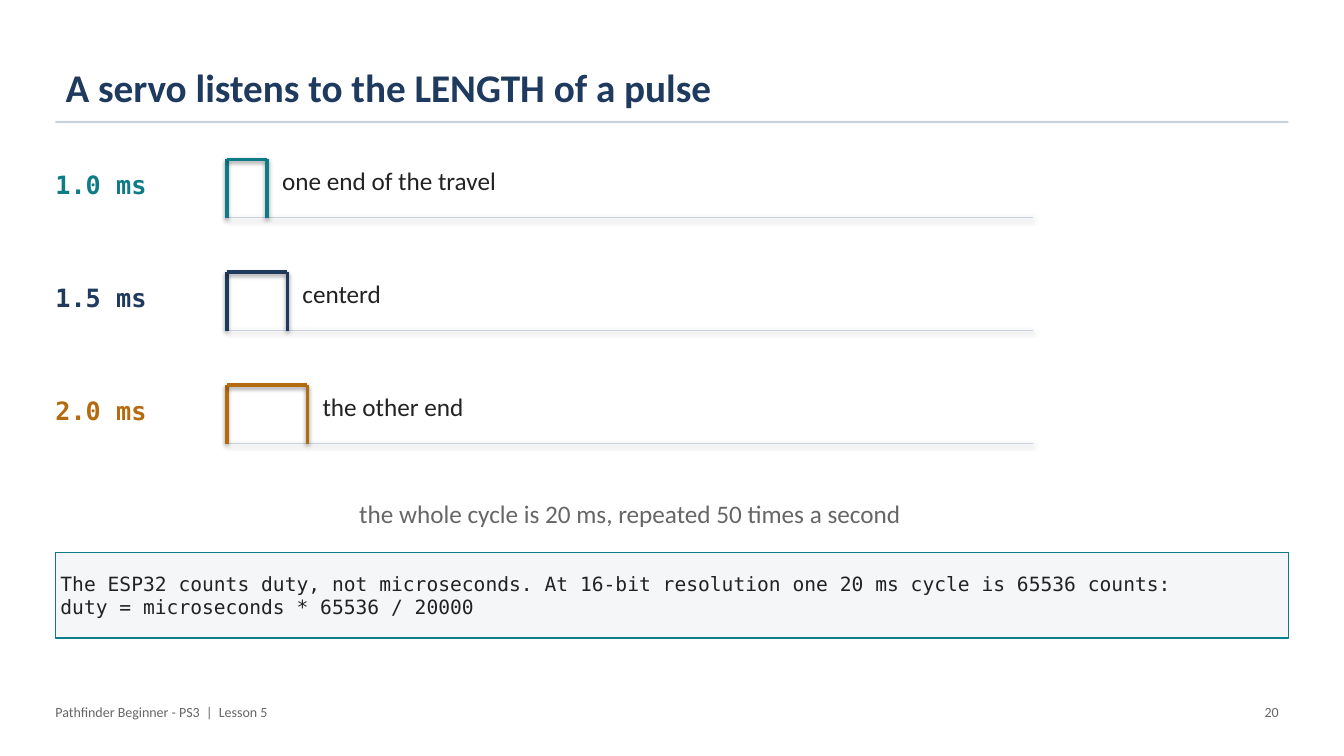
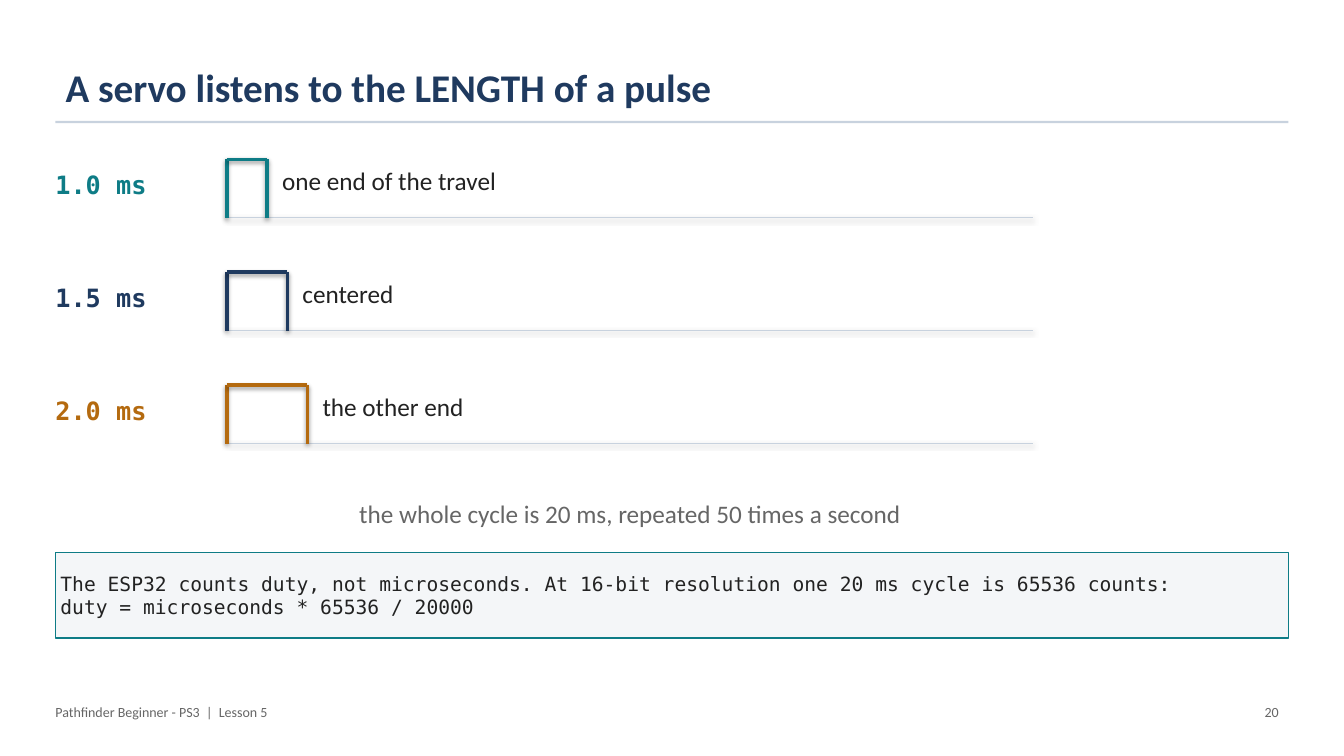
Before and after one commit to PorpoiseRobotics/porpoise-robotics, a slide deck: slide 20 of ground-vehicle/docs/courses/beginner-ps3/l5_maneuvers_with_lights.pptx. Drawn at 1344x756 pixels with LibreOffice and Linux fonts; fonts in the diff are those of the drawing. Boxes give left, top, right and bottom in pixels: in the first picture for what was removed or moved away, otherwise in the second. Text is boxed around its words. In the diff, an @@ line names an element or a change of style, - is before the commit and + after.

```diff
--- a/ground-vehicle/docs/courses/beginner-ps3/l5_maneuvers_with_lights.pptx
+++ b/ground-vehicle/docs/courses/beginner-ps3/l5_maneuvers_with_lights.pptx
@@ text at (x1=302, y1=285, x2=393, y2=303): text changed @@
-centerd
+centered
```
Also in this commit, not shown: 10 other slides changed, 22 other files.
